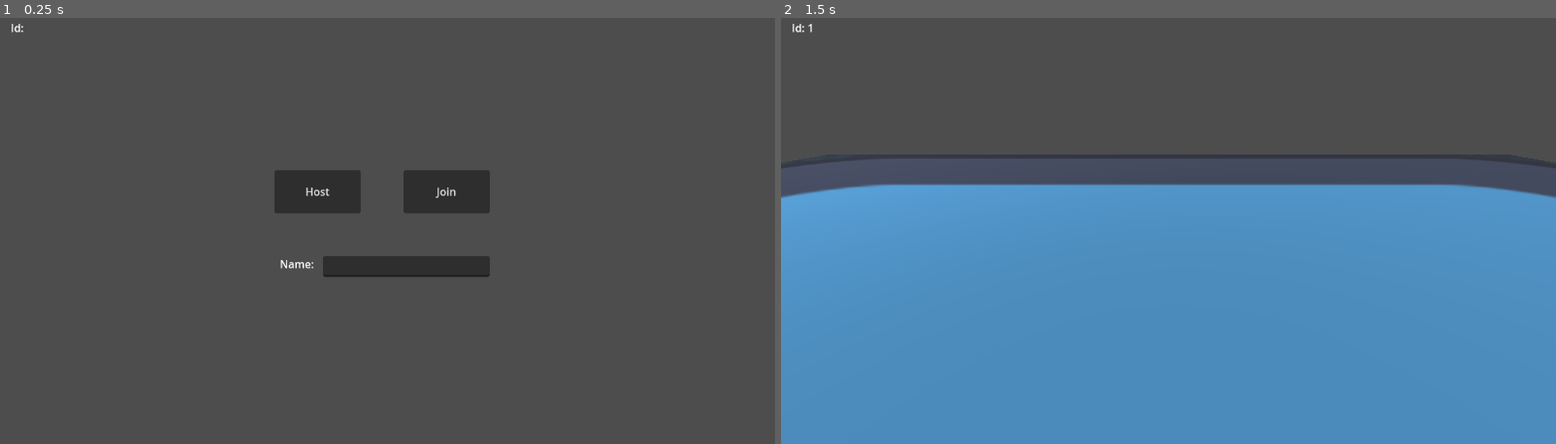
Above: before the commit, frames 1-2 (left to right).
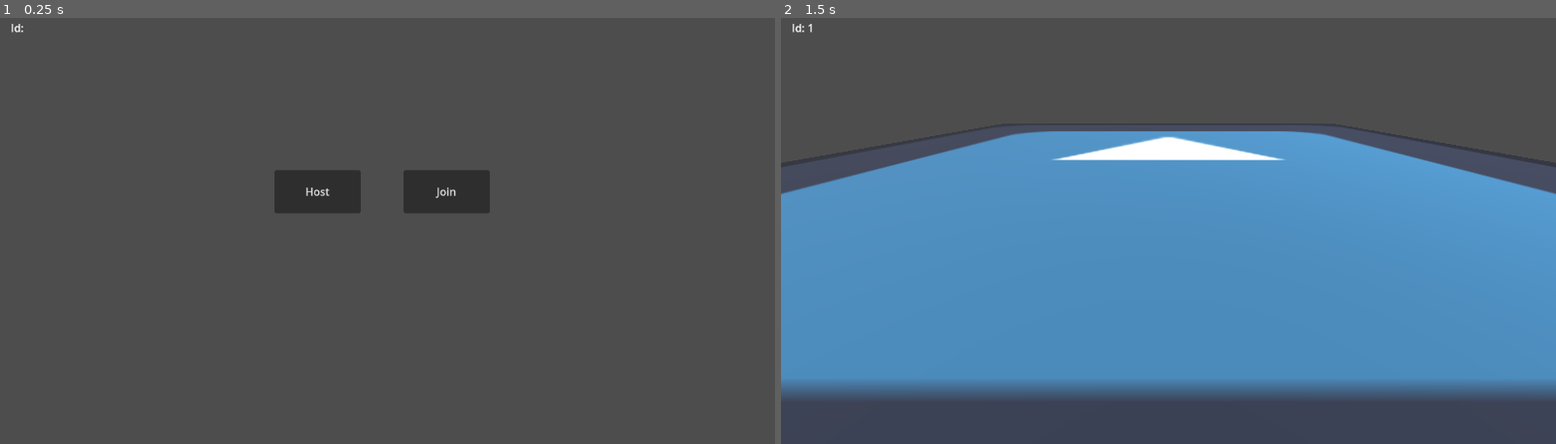
Above: after the commit, the same moments.

Repository: Ezro/godot_3d_multiplayer
Game: Godot game, scene res://scenes/multiplayer.tscn
Same seed, same stepped clock (60 frames per second), same inputs: the game is played once before the commit and once after it. The engine's default icon, where the game draws it, is replaced by a stand-in: a white triangle on a blue panel in a dark square.
Inputs (mouse positions are in pixels of both pictures, inside the frame that each line leads up to):
- Up to frame 1 (0.25 s): no input
- Up to frame 2 (1.5 s): click "Host" at 0.5 s; tap Enter at 1.25 s; move the mouse to (1339, 205) at 1.27 s; hold D (right) from 1.28 s (still down); click (1339, 205) at 1.42 s

The runs differ from the first frame. In frame 1, 1.1% of the frame differs, in the area x 36-64%, y 55-61%; in frame 2, 23%, in the area x 0-100%, y 26-100%.
Error before the commit: Invalid operands 'String' and 'int' in operator '+'. (res://scripts/multiplayer.gd:58)
Error after the commit: Invalid operands 'String' and 'int' in operator '+'. (res://scripts/multiplayer.gd:54)

Commit message:
Remove unused code

Diff:
--- a/scenes/demo_world.tscn
+++ b/scenes/demo_world.tscn
@@ -20,7 +20,7 @@
 transform = Transform3D(-0.5, 0.75, -0.433013, 0, 0.5, 0.866025, 0.866025, 0.433013, -0.25, 0, 7.85219, 0)
 
 [node name="Camera3D" type="Camera3D" parent="."]
-transform = Transform3D(-1, 3.69465e-08, -7.92319e-08, 0, 0.906308, 0.422618, 8.74228e-08, 0.422618, -0.906308, 0, 15, 15)
+transform = Transform3D(1, 0, 0, 0, 0.906308, 0.422618, 0, -0.422618, 0.906308, 0, 15, 80)
 current = true
 
 [node name="WorldEnvironment" type="WorldEnvironment" parent="."]
--- a/scenes/multiplayer.tscn
+++ b/scenes/multiplayer.tscn
@@ -40,26 +40,6 @@
 offset_bottom = 256.0
 text = "Join"
 
-[node name="Name" type="Control" parent="Lobby"]
-anchors_preset = 0
-offset_right = 40.0
-offset_bottom = 40.0
-
-[node name="LineEdit" type="LineEdit" parent="Lobby/Name"]
-layout_mode = 0
-offset_left = 136.0
-offset_top = 320.0
-offset_right = 384.0
-offset_bottom = 351.0
-
-[node name="Label" type="Label" parent="Lobby/Name"]
-layout_mode = 0
-offset_left = 72.0
-offset_top = 320.0
-offset_right = 123.0
-offset_bottom = 343.0
-text = "Name:"
-
 [node name="Players" type="Node" parent="."]
 
 [node name="Id" type="Label" parent="."]
--- a/scripts/multiplayer.gd
+++ b/scripts/multiplayer.gd
@@ -3,8 +3,6 @@
 @onready var multiplayer_buttons = $Lobby/Buttons
 @onready var host = $Lobby/Buttons/Host
 @onready var join = $Lobby/Buttons/Join
-@onready var Name = $Lobby/Name
-@onready var NameLine = $Lobby/Name/LineEdit
 @onready var id = $Id
 
 
@@ -27,10 +25,10 @@
     GameManager.Players.erase(id)
 
 func connected_to_server():
-    print("(%s) %s connected to server!" % [multiplayer.get_unique_id(), NameLine.text])
+    print("(%s) Connected to server!" % multiplayer.get_unique_id())
     id.text = "Id: %s" % multiplayer.get_unique_id()
     id.name = str(multiplayer.get_unique_id())
-    SendPlayerInformation.rpc_id(1, NameLine.text, multiplayer.get_unique_id())
+    SendPlayerInformation.rpc_id(1, multiplayer.get_unique_id())
 
 func connection_failed():
     print("Couldn't connect to server")
@@ -38,7 +36,6 @@
 func _on_host_button_down():
     setup_enet(true)
     multiplayer_buttons.hide()
-    Name.hide()
     LoadGameScene()
     print("Waiting for players")
     id.text = "Id: %s" % multiplayer.get_unique_id()
@@ -47,7 +44,6 @@
 func _on_join_button_down():
     setup_enet(false)
     multiplayer_buttons.hide()
-    Name.hide()
     LoadGameScene()
 
 func setup_enet(is_server: bool):
@@ -70,38 +66,36 @@
     get_tree().root.add_child(scene)
 
 @rpc("any_peer", "call_remote", "reliable")
-func SendPlayerInformation(player_name: String, id: int):
+func SendPlayerInformation(id: int):
     if not multiplayer.is_server():
         return
     var player_equips: Array = _get_random_equips()
     var spawn = Vector3(3, 0, 52)
-    LoadPlayer(player_name, id, player_equips, spawn)
-    LoadPlayer.rpc_id(id, player_name, id, player_equips, spawn)
-    LoadPlayer.rpc(player_name, id, player_equips, spawn)
+    LoadPlayer(id, player_equips, spawn)
+    LoadPlayer.rpc_id(id, id, player_equips, spawn)
+    LoadPlayer.rpc(id, player_equips, spawn)
     for p in GameManager.Players:
         var player = GameManager.Players[p]
         if player["id"] != id:
             print("Sending %s to %s" % [player["id"], id])
             var equips = player["obj"].get_node("Visuals").get_equips()
             # Send existing player to new player
-            LoadPlayer.rpc_id(id, player["name"], player["id"], equips, player["obj"].global_position)
+            LoadPlayer.rpc_id(id, player["id"], equips, player["obj"].global_position)
 
 @rpc("authority", "call_remote", "reliable")
-func LoadPlayer(player_name: String, id: int, equips: Array, loc: Vector3):
+func LoadPlayer(id: int, equips: Array, loc: Vector3):
     if !GameManager.Players.has(id):
         var currentPlayer = preload("res://scenes/player.tscn").instantiate()
         currentPlayer.name = str(id)
         get_node("Players").add_child(currentPlayer)
         currentPlayer.global_position = loc
-        print("(%s) Adding player %s %s %s" % [
+        print("(%s) Adding player %s %s" % [
             multiplayer.get_unique_id(),
-            player_name,
             id,
             currentPlayer.global_position])
         var visuals = currentPlayer.get_node("Visuals")
         visuals.set_equips(equips)
         GameManager.Players[id] = {
-            "name": player_name,
             "id": id,
             "obj": currentPlayer
         }
--- a/scripts/player.gd
+++ b/scripts/player.gd
@@ -6,9 +6,6 @@
 
 const SPEED = 3.0
 const JUMP_VELOCITY = 4.5
-const DIRECTION_INTERPOLATE_SPEED = 1
-const MOTION_INTERPOLATE_SPEED = 10
-const ROTATION_INTERPOLATE_SPEED = 10
 
 var gravity = ProjectSettings.get_setting("physics/3d/default_gravity")
 
@@ -20,8 +17,6 @@
 func _ready():
     $ServerSync.set_multiplayer_authority(1)
     player_input.set_multiplayer_authority(str(name).to_int())
-    if not multiplayer.is_server():
-        set_process(false)
 
 func _physics_process(delta):
     if not multiplayer.is_server():
